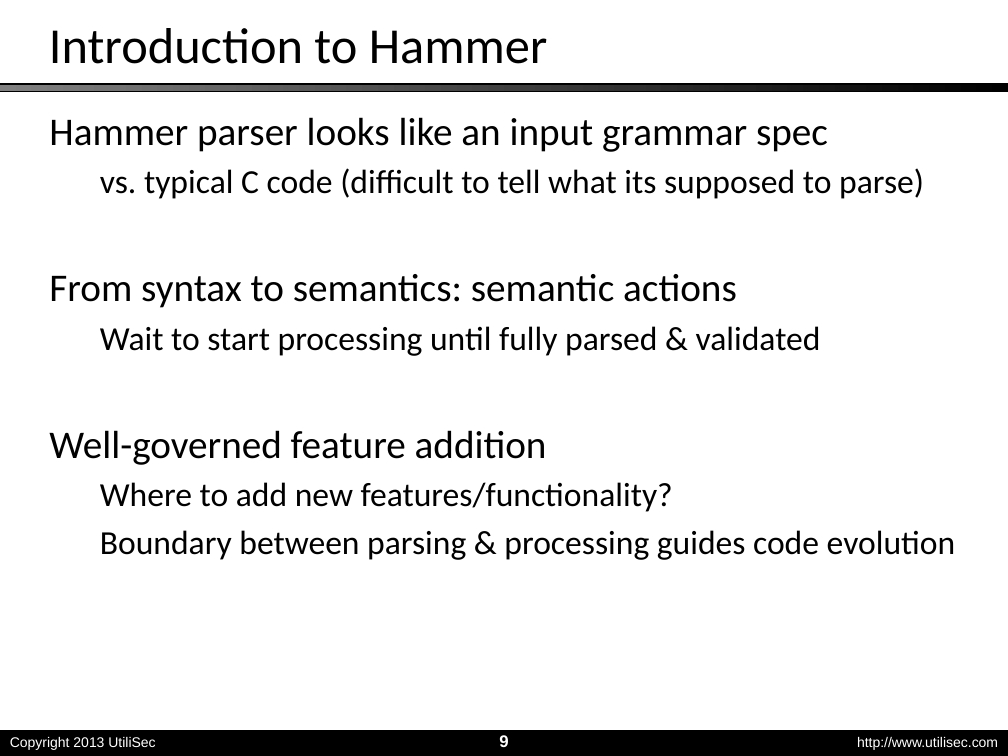
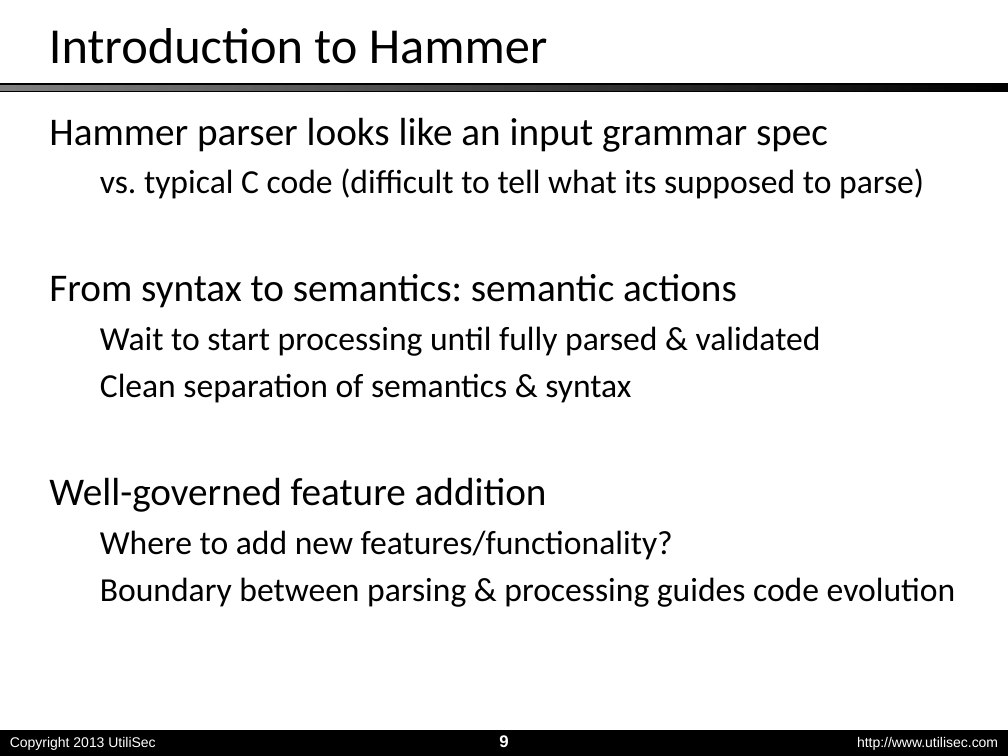
Before and after one commit to utilisec/StateMachineTools, a slide deck: slide 9 of Taken Out of Context - S4 2014.pptx. Drawn at 1008x756 pixels with LibreOffice and Linux fonts; fonts in the diff are those of the drawing; background and template pictures are left out. Boxes give left, top, right and bottom in pixels: in the first picture for what was removed or moved away, otherwise in the second. Text is boxed around its words. In the diff, an @@ line names an element or a change of style, - is before the commit and + after.

Commit message:
Sergey content revisions

```diff
--- a/Taken Out of Context - S4 2014.pptx
+++ b/Taken Out of Context - S4 2014.pptx
@@ text at [100, 373, 631, 403]: paragraph added @@
+  Clean separation of semantics & syntax
```
